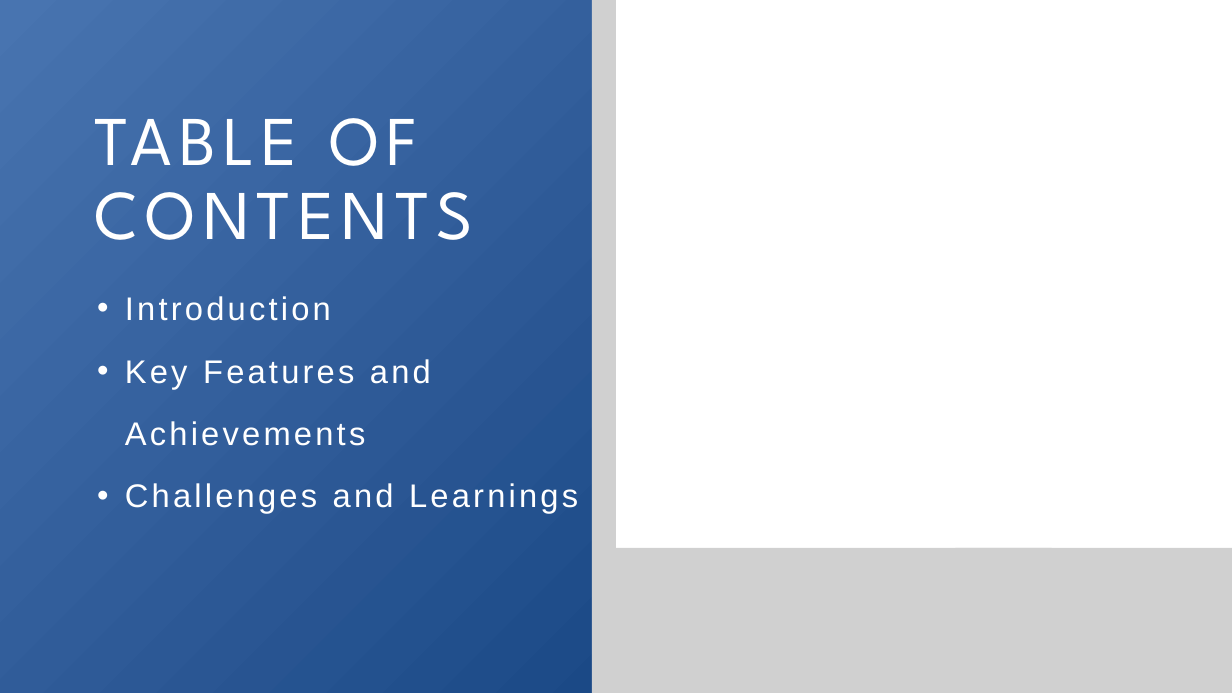
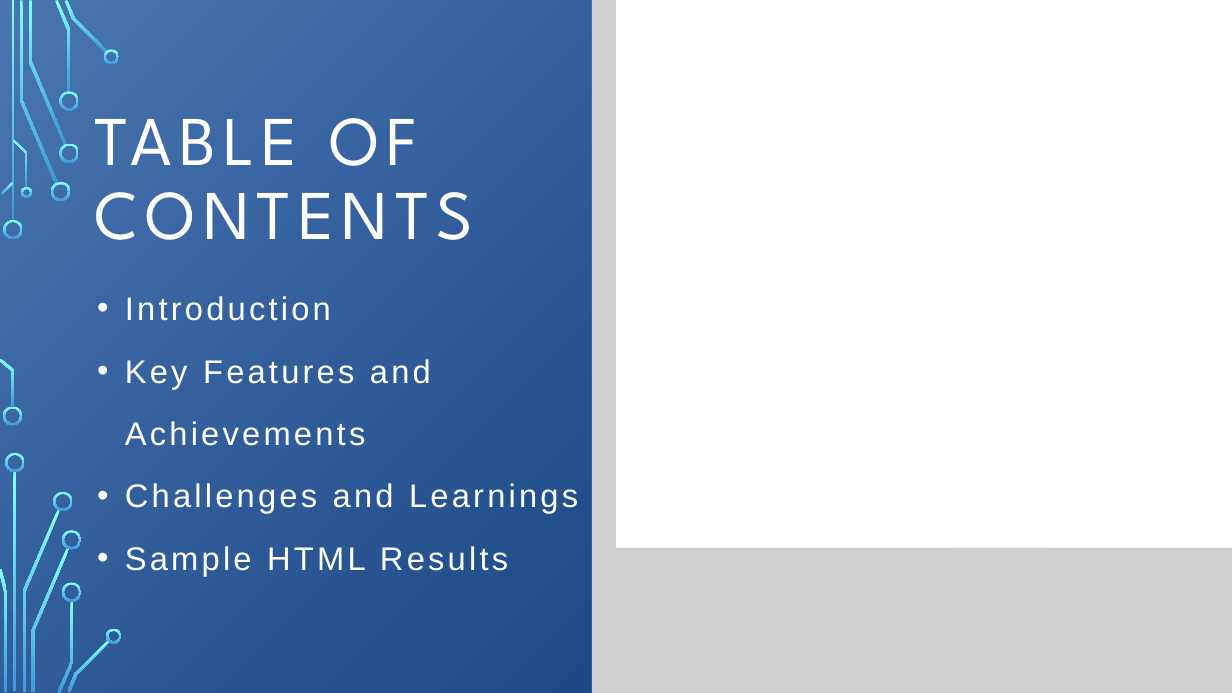
Before and after one commit to lbenhartVA/trm-compliance-check, a slide deck: slide 2 of docs/wiki/TRM_Project_Presentation.pptx. Drawn at 1232x693 pixels with LibreOffice and Linux fonts; fonts in the diff are those of the drawing; grey boxes stand for pictures; background and template pictures are left out. Boxes give left, top, right and bottom in pixels: in the first picture for what was removed or moved away, otherwise in the second. Text is boxed around its words. In the diff, an @@ line names an element or a change of style, - is before the commit and + after.

```diff
--- a/docs/wiki/TRM_Project_Presentation.pptx
+++ b/docs/wiki/TRM_Project_Presentation.pptx
@@ text at [125, 546, 508, 576]: paragraph added @@
+  • Sample HTML Results
@@ group added at [0, 0, 122, 693]: 24 freeform shapes, 2 rectangles @@
```
Also in this commit, not shown: 5 other slides changed, 1 slide added, 3 other files.
